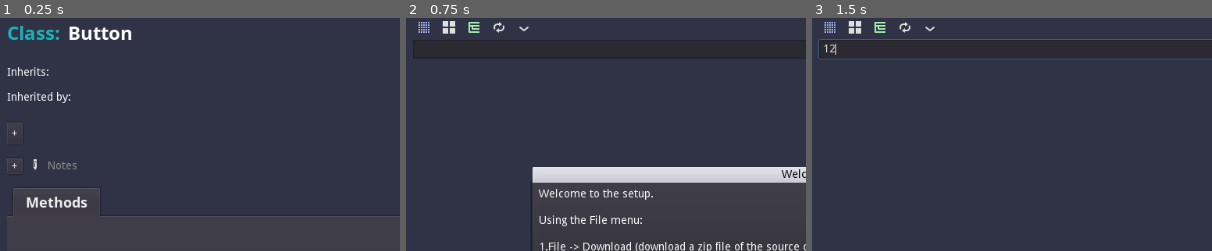
Above: before the commit, frames 1-3 (left to right).
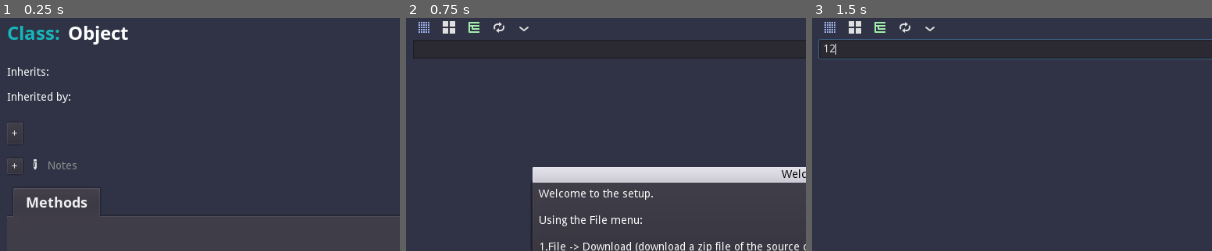
Above: after the commit, the same moments.

Repository: andrew-wilkes/gdscript-class-explorer
Game: Godot game, scene res://ClassDetails.tscn
Two runs of this game, one before a commit and one after it. Both use one fixed random seed, a clock stepped at 60 frames per second and the inputs below. This scene is started directly instead of the project's main scene.
Inputs (mouse positions are % of the whole screen's width and height, from its top left):
- Up to frame 1 (0.25 s): no input
- Up to frame 2 (0.75 s): click "Home" at 0.5 s
- Up to frame 3 (1.5 s): click (50, 8) at 1.27 s; type "12" at 1.35 s
The pictures show only the part of the screen within x 0-50%, y 1-51%; the shares and areas given below are measured in that part.

The runs differ from the first frame. In frame 1, 0.6% of the frame differs, in the area x 17-33%, y 3-12%; in frame 2, nothing differs; in frame 3, nothing differs.
Error before the commit: Invalid get index 'object_class_name' (on base: 'Node (data.gd)'). (res://ClassDetails.gd:57)
Error after the commit: Invalid get index 'Object' (on base: 'Dictionary'). (res://data.gd:78)

Commit message:
Add test scene for class details

Diff:
--- a/src/ClassDetails.gd
+++ b/src/ClassDetails.gd
@@ -54,9 +54,10 @@
 	descbox.hide()
 	notes.get_parent().hide()
 	if Data.selected_class == "":
-		update_content(Data.object_class_name)
+		update_content("Object")
 	else:
 		update_content(Data.selected_class)
+	check_if_testing()
 
 
 func set_chain_text(rtl, txt):
@@ -95,7 +96,7 @@
 		bdescbox.show()
 		find_node("BDesc").set_content(info.brief_description)
 		desc.set_content(info.description)
-		find_node("Icon").texture = Data.icons[cname]
+		find_node("Icon").texture = Data.icons.get(cname)
 	else:
 		bdescbox.hide()
 	weight.value = current_class.weight
@@ -512,10 +513,20 @@
 
 
 func _on_Classes_pressed():
-	var _e = get_tree().change_scene("res://Main.tscn")
+	if Data.testing:
+		var _e = get_tree().change_scene("res://Tests.tscn")
+	else:
+		var _e = get_tree().change_scene("res://Main.tscn")
 
 
 func _unhandled_input(event):
 	if event is InputEventKey:
 		if event.pressed and event.scancode == KEY_ESCAPE:
 			_on_Classes_pressed()
+
+
+func check_if_testing():
+	yield(get_tree(), "idle_frame")
+	#yield(get_tree().create_timer(1.0), "timeout")
+	if Data.testing:
+		var _e = get_tree().change_scene("res://Tests.tscn")
--- a/src/ContentRichTextLabel.gd
+++ b/src/ContentRichTextLabel.gd
@@ -4,19 +4,37 @@
 
 export(Color) var code_color = Color(255, 155, 0)
 
+var links_regex
+var codeblock_regex
+var codeblocks_regex
+
+func _ready():
+	links_regex = RegEx.new()
+	links_regex.compile("\\[([A-Z][\\w\\d]+|bool|int|float|(\\w+ ([\\w\\d]+)))\\]")
+	codeblock_regex = RegEx.new()
+	codeblock_regex.compile("")
+	codeblocks_regex = RegEx.new()
+	codeblocks_regex.compile("")
+
+
 func set_content(txt: String):
 	txt = add_links(txt)
 	txt = convert_colors(txt)
-	bbcode_text = txt.c_unescape() \
-	.replace("codeblock]", "code]") \
-	.replace("[code]", "[code][color=#" + code_color.to_html(false) + "]") \
+	txt = txt.c_unescape()
+	txt = txt.replace("[code]", "[code][color=#" + code_color.to_html(false) + "]") \
 	.replace("[/code]", "[/color][/code]")
+	var bbcode =  parse_codeblocks(txt)
+	if parse_bbcode(bbcode) != OK:
+		print("Error parsing bbcode for: " + Data.selected_class)
+
+
+func parse_codeblocks(txt: String):
+	# Assume single blocks of code are GDScript
+	return txt
 
 
 func add_links(txt: String):
-	var regex = RegEx.new()
-	regex.compile("\\[([A-Z][\\w\\d]+|bool|int|float|(\\w+ ([\\w\\d]+)))\\]")
-	for result in regex.search_all(txt):
+	for result in links_regex.search_all(txt):
 		var url = result.get_string(1)
 		var link_text = url
 		var goto = result.get_string(2)
--- a/src/Main.gd
+++ b/src/Main.gd
@@ -93,6 +93,7 @@
 			build_tree(the_tree, root, key)
 
 	update_weighted_labels()
+
 	match Data.settings.list_mode:
 		LIST_MODE.ALPHA:
 			set_visibility(false, false, false)
--- /dev/null
+++ b/src/Tests.gd
@@ -0,0 +1,27 @@
+extends Control
+
+func _ready():
+	if Data.testing:
+		do_class_details_test()
+
+
+func test_class_details():
+	$Result.text = "Testing Class Details"
+	Data.testing = true
+	Data.test_item_index = -1
+	do_class_details_test()
+
+
+func do_class_details_test():
+	Data.test_item_index += 1
+	if Data.test_item_index < Data.classes.size():
+		var cname = Data.classes.keys()[Data.test_item_index]
+		Data.selected_class = cname
+		var _e = get_tree().change_scene("res://ClassDetails.tscn")
+	else:
+		Data.testing = false
+		$Result.text = "Passed"
+
+
+func _on_TestDetails_pressed():
+	test_class_details()
--- /dev/null
+++ b/src/Tests.tscn
@@ -0,0 +1,26 @@
+[gd_scene load_steps=2 format=2]
+
+[ext_resource path="res://Tests.gd" type="Script" id=1]
+
+[node name="Tests" type="Control"]
+anchor_right = 1.0
+anchor_bottom = 1.0
+script = ExtResource( 1 )
+__meta__ = {
+"_edit_use_anchors_": false
+}
+
+[node name="TestDetails" type="Button" parent="."]
+margin_left = 34.0
+margin_top = 19.0
+margin_right = 201.0
+margin_bottom = 39.0
+text = "Test Class Details Scene"
+
+[node name="Result" type="Label" parent="."]
+margin_left = 32.0
+margin_top = 89.0
+margin_right = 583.0
+margin_bottom = 103.0
+
+[connection signal="pressed" from="TestDetails" to="." method="_on_TestDetails_pressed"]
--- a/src/ZipExtract.gd
+++ b/src/ZipExtract.gd
@@ -38,7 +38,6 @@
 func add_files(files, paths, version, ext):
 	for path in paths:
 		files.append("godot-" + version + path + ext)
-		# The escaped * is needed to stop bash extending the path to include .import files
 
 
 func extract(button: Button):
--- a/src/data.gd
+++ b/src/data.gd
@@ -14,6 +14,8 @@
 var icons = {}
 var data_ok = false
 var version
+var testing = false
+var test_item_index = 0
 
 func _ready():
 	load_settings()
